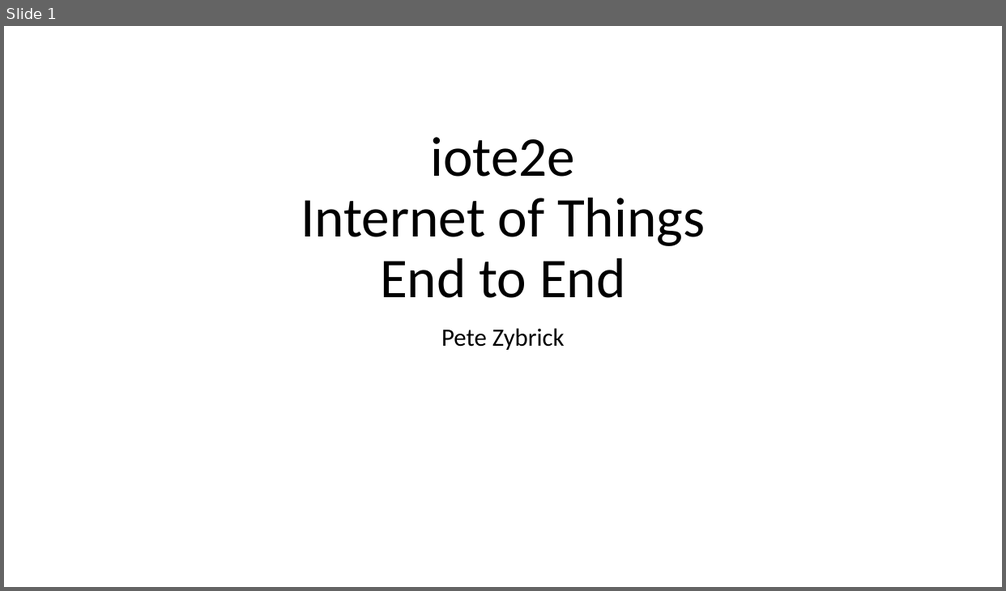
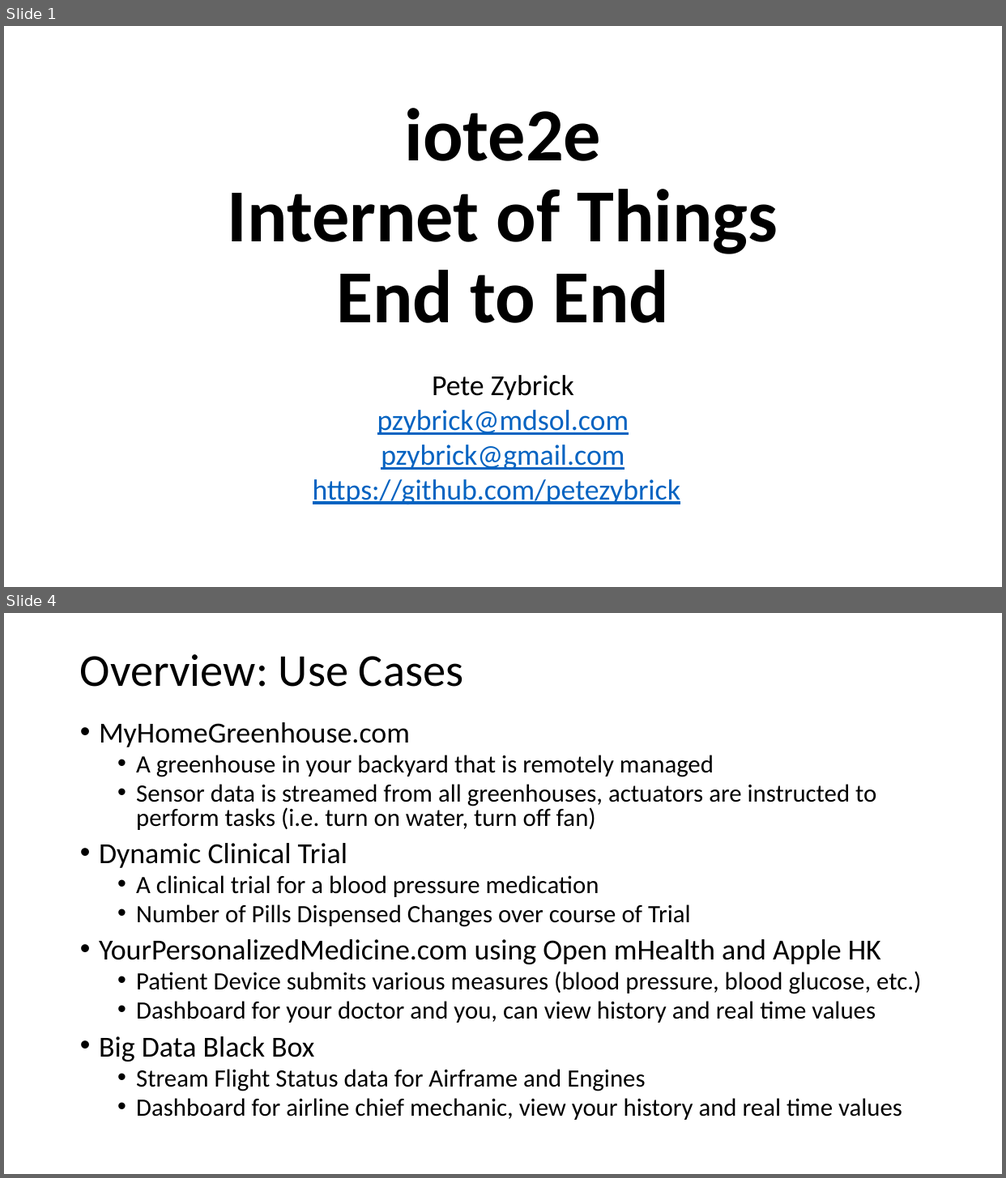
Before and after one commit to petezybrick/iote2e, a slide deck: iote2e-common/src/site/markdown/slides/iote2e-dryrun-20170904.pptx. Shown one above the other, each under a label of ours: slide 1 before the commit, slides 1 and 4 after it; the slides between them are not shown. The pictures are 1006x591 and 1006x1178 pixels, drawn with LibreOffice and Linux fonts; fonts in the diff are those of the drawing. Boxes give left, top, right and bottom in pixels: in the first picture for what was removed or moved away, otherwise in the second. Text is boxed around its words. In the diff, an @@ line names an element or a change of style, - is before the commit and + after.

```diff
--- a/iote2e-common/src/site/markdown/slides/iote2e-dryrun-20170904.pptx
+++ b/iote2e-common/src/site/markdown/slides/iote2e-dryrun-20170904.pptx
@@ slide 4 added at (4, 613, 1002, 1174), background #FFFFFF @@
@@ title added at (80, 654, 463, 687), 44 pt, text #000000 @@
+Overview: Use Cases
@@ text added at (99, 722, 921, 1120), 24 pt, text #000000 @@
+• MyHomeGreenhouse.com
+  • A greenhouse in your backyard that is remotely managed
+  • Sensor data is streamed from all greenhouses, actuators are instructed to perform tasks (i.e. turn on water, turn off fan)
+• Dynamic Clinical Trial
+  • A clinical trial for a blood pressure medication
+  • Number of Pills Dispensed Changes over course of Trial
+• YourPersonalizedMedicine.com using Open mHealth and Apple HK
+  • Patient Device submits various measures (blood pressure, blood glucose, etc.)
+  • Dashboard for your doctor and you, can view history and real time values
+• Big Data Black Box
+  • Stream Flight Status data for Airframe and Engines
+  • Dashboard for airline chief mechanic, view your history and real time values
@@ slide 1 changed as well @@
@@ title "iote2e Internet of Things End ...": place and size @@
-title "iote2e Internet of Things End ..." at (300, 137, 705, 298)
+title "iote2e Internet of Things End ..." at (228, 108, 778, 323)
@@ title "iote2e Internet of Things End ..." at (228, 108, 778, 323): size 54 to 72 pt, bold on @@
@@ subtitle "Pete Zybrick": place and size @@
-subtitle "Pete Zybrick" at (441, 328, 565, 350)
+subtitle "Pete Zybrick" at (313, 375, 680, 505)
@@ subtitle at (432, 375, 574, 400): size 24 to 27.9 pt in "Pete Zybrick"; line spacing 0.9 to 0.7 @@
@@ subtitle at (313, 410, 680, 505): paragraphs added @@
+pzybrick@mdsol.com
+pzybrick@gmail.com
+https://github.com/petezybrick
```
Also in this commit, not shown: 23 other slides added, 1 slide removed.
